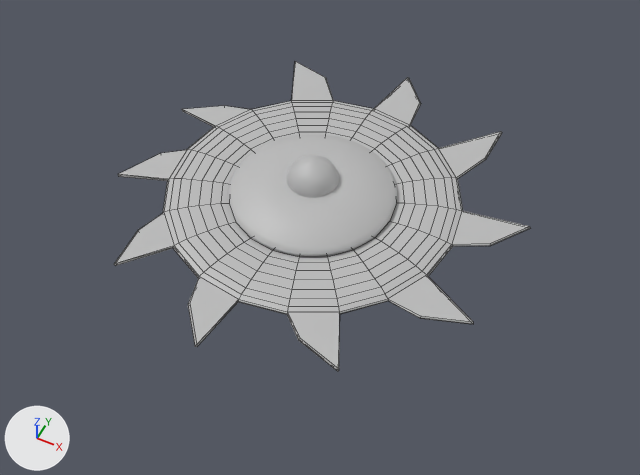
What one commit did to the FBX model OilandCordite/Assets/_Main/Rex/SourceMeshes/BladeEnemy.fbx.
Rendered twice from a 50 mm lens placed at (69.9, -135.9, 155.4), pointed at (5.6, -7.3, -5.3). Lighting does not change. The marker at lower left points along +X, +Y and +Z. Mesh edges are drawn as thin lines on the coarser meshes. Where no turn or scale is listed for an object, it has been applied to the vertices.

In view in the first picture: 'Saucer', 'Saw'.
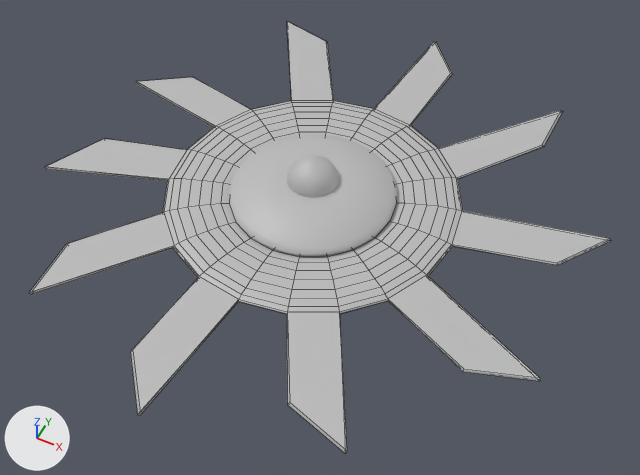
Commit message: Extended saucer blades

What the commit changed:
me_mesh is used by ob_saw; location (0.0, 0.0, 0.0).
me_mesh had 460 vertices, 460 faces and spanned x -47.1..51.0, y -51.0..53.1, z -1.2..1.2.
me_mesh now has 460 vertices, 460 faces and spans x -65.2..69.1, y -70.2..72.3, z -1.2..1.2.
me_mesh part 1: 42 of the vertices in x -47.1..48.5, y -51.0..45.7, z -0.5..0.5 are multiplied about their middle by the matrix ((1.368, 0.0, 0.0), (0.0, 1.368, 0.0), (0.0, 0.0, 1.0)), then moved by (-0.5, -1.4, 0.0).
Part 2, on me_mesh:
Vertex 436 of me_mesh moves from (44.1, 4.3, 0.4) at pixel (490, 243) to (59.6, 5.5, 0.4) at pixel (556, 262).
Vertex 437 of me_mesh moves from (50.6, 13.6, 0.4) at pixel (529, 226) to (68.5, 18.2, 0.4) at pixel (609, 238).
Vertex 438 of me_mesh moves from (44.4, 4.0, 0.0) at pixel (490, 245) to (60.1, 5.1, 0.0) at pixel (557, 265).
Vertex 439 of me_mesh moves from (51.0, 13.4, 0.0) at pixel (530, 228) to (69.1, 18.0, 0.0) at pixel (611, 240).
Vertex 440 of me_mesh moves from (44.1, 4.3, -0.4) at pixel (489, 245) to (59.6, 5.5, -0.4) at pixel (556, 264).
Vertex 441 of me_mesh moves from (50.6, 13.6, -0.4) at pixel (528, 228) to (68.5, 18.2, -0.4).
Vertex 442 of me_mesh moves from (33.2, 31.5, 0.4) at pixel (485, 157) to (44.8, 42.6, 0.4) at pixel (542, 144).
Vertex 443 of me_mesh moves from (33.6, 42.8, 0.4) at pixel (500, 131) to (45.2, 58.1, 0.4) at pixel (561, 110).
Vertex 444 of me_mesh moves from (33.7, 31.4, 0.0) at pixel (486, 159) to (45.4, 42.5, 0.0) at pixel (544, 146).
Vertex 445 of me_mesh moves from (34.0, 42.8, 0.0) at pixel (502, 132) to (45.8, 58.2, 0.0) at pixel (563, 111).
Vertex 446 of me_mesh moves from (33.2, 31.5, -0.4) at pixel (484, 159) to (44.8, 42.6, -0.4) at pixel (541, 146).
Vertex 447 of me_mesh moves from (33.6, 42.8, -0.4) at pixel (500, 133) to (45.2, 58.1, -0.4).
Vertex 448 of me_mesh moves from (10.1, 44.0, 0.4) at pixel (419, 102) to (13.1, 59.8, 0.4) at pixel (450, 73).
Vertex 449 of me_mesh moves from (2.9, 52.8, 0.4) at pixel (407, 77) to (3.3, 71.9, 0.4) at pixel (434, 41).
Vertex 450 of me_mesh moves from (10.5, 44.2, 0.0) at pixel (421, 103) to (13.6, 60.1, 0.0) at pixel (452, 74).
Vertex 451 of me_mesh moves from (3.2, 53.1, 0.0) at pixel (409, 78) to (3.7, 72.3, 0.0) at pixel (436, 41).
Vertex 452 of me_mesh moves from (10.1, 44.0, -0.4) at pixel (419, 104) to (13.1, 59.8, -0.4) at pixel (450, 75).
Vertex 453 of me_mesh moves from (2.9, 52.8, -0.4) to (3.3, 71.9, -0.4).

Boxes [x1, y1, x2, y2] around the edits, measured in the pictures (640 x 475 px; the box of a moved part takes in the faces that stretch with it):
'Saw', reshaped (40% wider, 40% taller)
    before: [114, 61, 530, 371]
    after: [29, 21, 611, 454]
part 1 of me_mesh, moved or reshaped
    before: [114, 61, 473, 371]
    after: [29, 21, 540, 454]
part 2 of me_mesh, moved or reshaped
    before: [374, 78, 530, 246]
    after: [374, 41, 611, 265]
